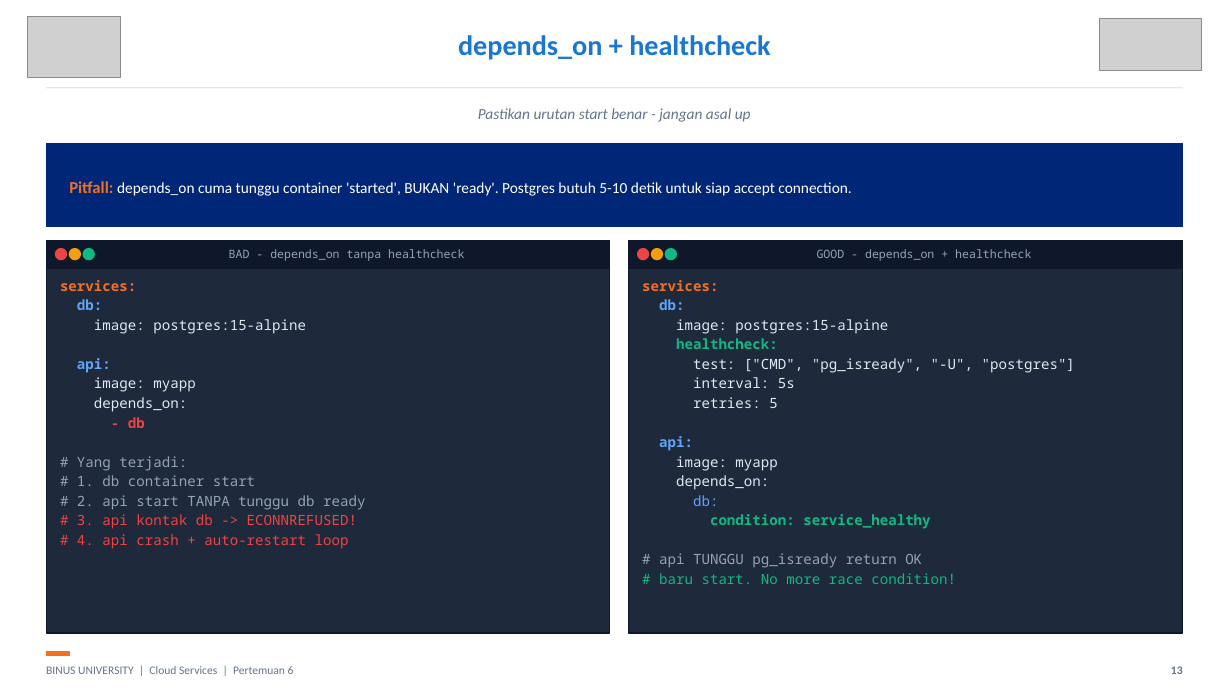
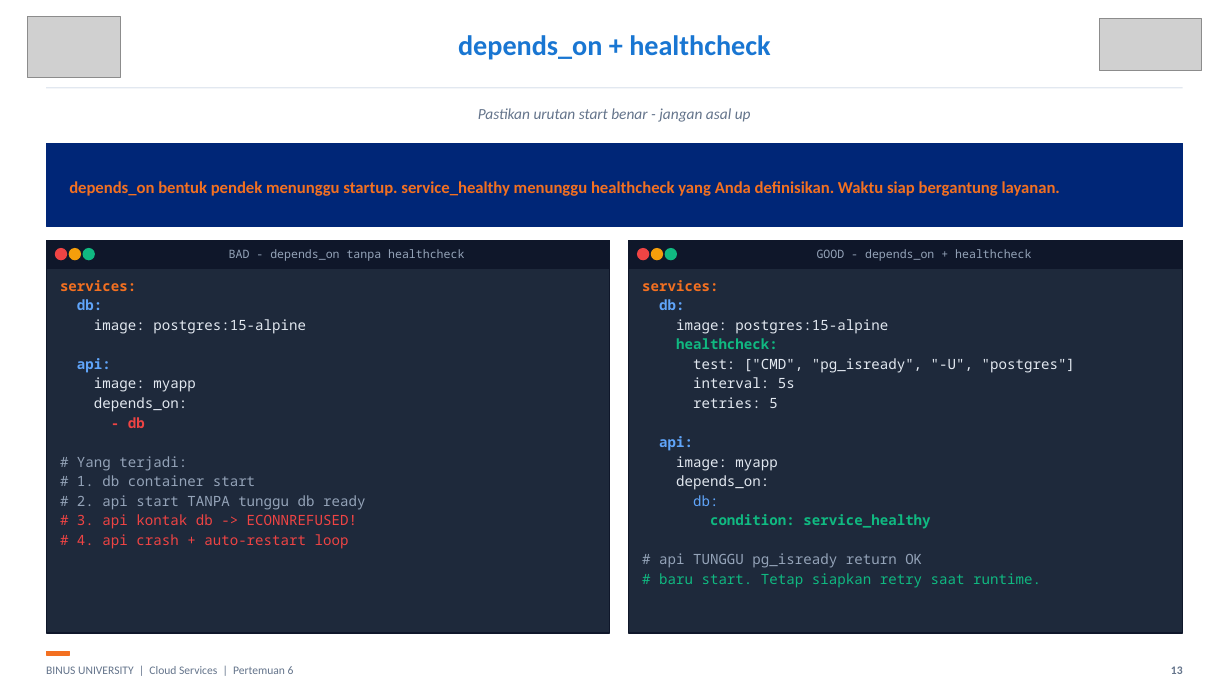
Before and after one commit to SeedFlora/meet6CloudService, a slide deck: slide 13 of slides/Teori_Pertemuan_06.pptx. Drawn at 1232x693 pixels with LibreOffice and Linux fonts; fonts in the diff are those of the drawing; grey boxes stand for pictures. Boxes give left, top, right and bottom in pixels: in the first picture for what was removed or moved away, otherwise in the second. Text is boxed around its words. In the diff, an @@ line names an element or a change of style, - is before the commit and + after.

```diff
--- a/slides/Teori_Pertemuan_06.pptx
+++ b/slides/Teori_Pertemuan_06.pptx
@@ text at [69,181,1060,196]: text changed; size 12 to 13 pt; text colour #FFFFFF to #F37021; bold on @@
-Pitfall: depends_on cuma tunggu container 'started', BUKAN 'ready'. Postgres butuh 5-10 detik untuk siap accept connection.
+depends_on bentuk pendek menunggu startup. service_healthy menunggu healthcheck yang Anda definisikan. Waktu siap bergantung layanan.
@@ text at [659,573,1041,588]: text changed @@
-# baru start. No more race condition!
+# baru start. Tetap siapkan retry saat runtime.
```
Also in this commit, not shown: 17 other slides changed, 4 other files.
